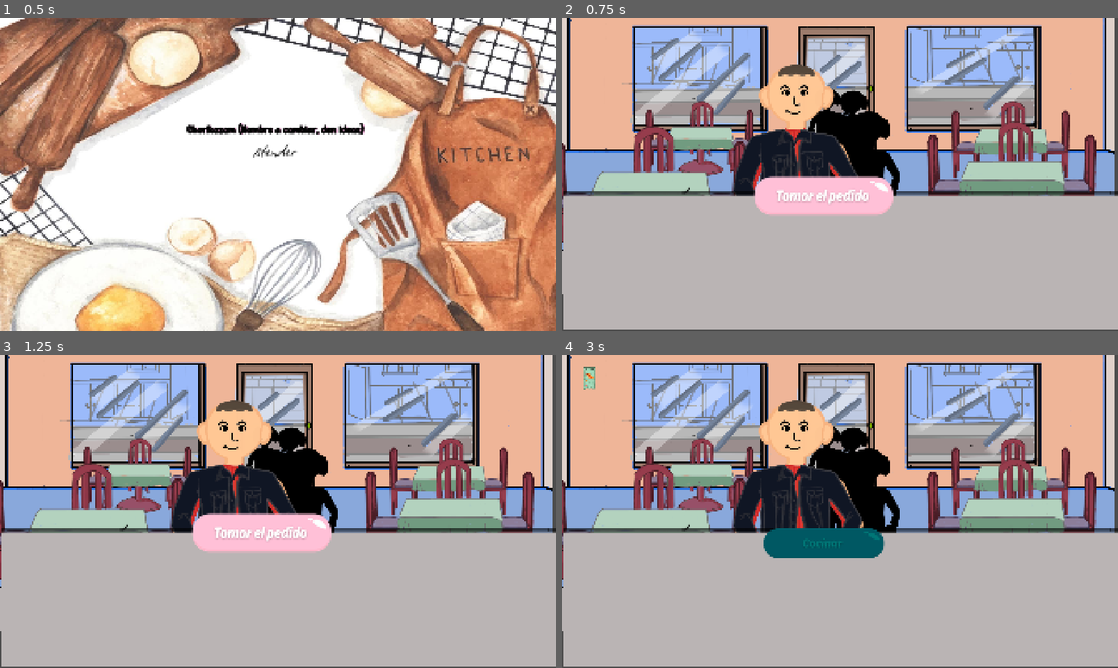
Above: before the commit, frames 1-4 (two rows, left to right).
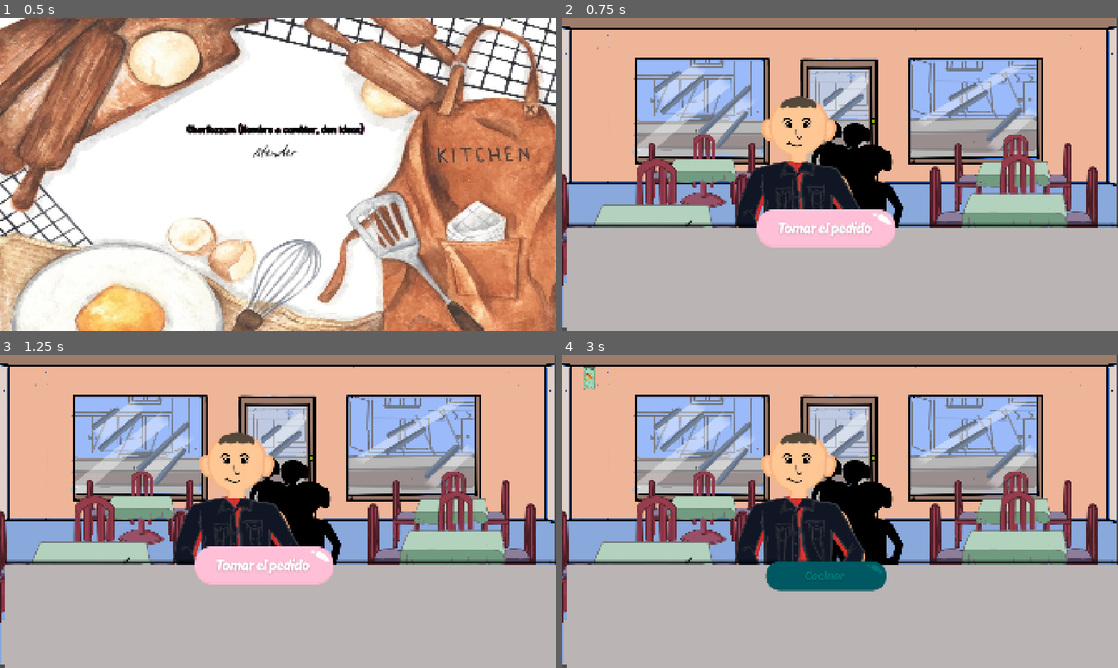
Above: after the commit, the same moments.

Repository: KimHana1/chorikazam
Game: Godot game, scene res://Escenas/control.tscn
The game is run twice, just before and just after one commit, with the same random seed, the same clock (stepped at 60 frames per second) and the same inputs.
Inputs (mouse positions are in pixels of both pictures, inside the frame that each line leads up to; where the layout moved, square brackets give the same spot in the first picture):
- Up to frame 1 (0.5 s): no input
- Up to frame 2 (0.75 s): click "Atender" at 0.5 s
- Up to frame 3 (1.25 s): no input
- Up to frame 4 (3 s): click (828, 583) [823, 552] at 1.25 s; click (934, 426) [928, 395] at 2 s; click (684, 389) at 2.75 s

Frame 1 is identical in both runs. In frame 2, 52% of the frame differs, in the area x 0-100%, y 0-100%; in frame 3, 52%; in frame 4, 52%.

Commit message:
Cambios cocina y libro

Diff:
--- /dev/null
+++ b/Escenas/area_cambio.gd
@@ -0,0 +1,15 @@
+extends Area2D
+
+@onready var libro = get_parent()
+
+func _on_input_event(
+	_viewport,
+	event: InputEvent,
+	_shape_idx
+) -> void:
+
+	if event is InputEventMouseButton:
+
+		if event.pressed:
+
+			libro.pasar_pagina()
--- a/Escenas/chorizo.tscn
+++ b/Escenas/chorizo.tscn
@@ -8,6 +8,7 @@
 height = 465.53018
 
 [node name="chorizo" type="Area2D" unique_id=1661543503]
+scale = Vector2(1.36, 1.5)
 script = ExtResource("1_be385")
 
 [node name="Sprite2D" type="Sprite2D" parent="." unique_id=1285245909]
--- a/Escenas/cliente.tscn
+++ b/Escenas/cliente.tscn
@@ -39,7 +39,7 @@
 Button/icons/icon = SubResource("ViewportTexture_l2mks")
 
 [node name="Cliente" type="CharacterBody2D" unique_id=1181098271]
-position = Vector2(306.00003, 369)
+position = Vector2(314.00003, 481.00003)
 scale = Vector2(0.9999992, 1.0000004)
 script = ExtResource("1_ov8ef")
 metadata/_edit_vertical_guides_ = [201.0]
@@ -51,6 +51,7 @@
 offset_right = 1603.3334
 offset_bottom = 586.6666
 texture = ExtResource("2_mc5ak")
+metadata/_edit_use_anchors_ = true
 
 [node name="Sprite2D" type="Sprite2D" parent="." unique_id=231269263]
 position = Vector2(558.3333, 106.666664)
@@ -71,6 +72,7 @@
 offset_top = -183.33333
 offset_right = 16.666666
 offset_bottom = -143.33333
+metadata/_edit_use_anchors_ = true
 
 [node name="FondoGlobo" type="TextureRect" parent="GloboPedido" unique_id=1882024251]
 layout_mode = 0
@@ -79,6 +81,7 @@
 offset_right = 1356.6666
 offset_bottom = 375.00006
 texture = ExtResource("3_puucq")
+metadata/_edit_use_anchors_ = true
 
 [node name="LabelPedido" type="Label" parent="GloboPedido" unique_id=1222921670]
 layout_mode = 0
@@ -87,15 +90,22 @@
 offset_right = 955.0
 offset_bottom = -174.0
 label_settings = SubResource("LabelSettings_puucq")
+metadata/_edit_use_anchors_ = true
 
 [node name="IconoComida" type="TextureRect" parent="GloboPedido" unique_id=1107040968]
 custom_minimum_size = Vector2(0.5, 0.5)
-layout_mode = 0
+layout_mode = 1
+anchors_preset = -1
+anchor_left = -0.066647336
+anchor_top = 0.7666683
+anchor_right = -0.066647336
+anchor_bottom = 0.7666683
 offset_left = 934.99994
 offset_top = -193.33333
 offset_right = 939.99994
 offset_bottom = -188.33333
 scale = Vector2(0.2, 0.2)
+metadata/_edit_use_anchors_ = true
 
 [node name="ButtonTicket" type="Button" parent="GloboPedido" unique_id=1542396859]
 layout_mode = 0
@@ -105,6 +115,7 @@
 offset_bottom = 108.0
 icon = ExtResource("5_6rik3")
 flat = true
+metadata/_edit_use_anchors_ = true
 
 [node name="ButtonTomarPedido" type="Button" parent="." unique_id=130144349]
 offset_left = 263.33334
@@ -119,6 +130,7 @@
 theme_override_font_sizes/font_size = 26
 icon = ExtResource("7_7uf5d")
 flat = true
+metadata/_edit_use_anchors_ = true
 
 [node name="ButtonCocinar" type="Button" parent="." unique_id=1641141922]
 anchors_preset = 6
@@ -137,12 +149,20 @@
 theme_override_font_sizes/font_size = 35
 icon = ExtResource("8_yuvmj")
 flat = true
+metadata/_edit_use_anchors_ = true
 
 [node name="ColorPickerButton" type="ColorPickerButton" parent="." unique_id=897437607]
 offset_left = 145.0
 offset_top = -95.0
 offset_right = 153.0
 offset_bottom = -87.0
+metadata/_edit_use_anchors_ = true
+
+[node name="PlatoPreparado" type="Sprite2D" parent="." unique_id=305827969]
+position = Vector2(619.0005, 341.99988)
+
+[node name="CajaRegistradora" type="Sprite2D" parent="." unique_id=1664625237]
+position = Vector2(1246.0011, 329.99988)
 
 [connection signal="pressed" from="GloboPedido/ButtonTicket" to="." method="_on_button_ticket_pressed"]
 [connection signal="pressed" from="ButtonTomarPedido" to="." method="_on_button_tomar_pedido_pressed"]
--- a/Escenas/cocina.tscn
+++ b/Escenas/cocina.tscn
@@ -5,12 +5,18 @@
 [ext_resource type="Texture2D" uid="uid://c85nj48xk1u55" path="res://Sprites/cocinaYTicket/cocinasinreceta.png" id="2_b5anw"]
 [ext_resource type="PackedScene" uid="uid://cqp7a7ejar5no" path="res://Escenas/chorizo.tscn" id="2_ti2xv"]
 [ext_resource type="PackedScene" uid="uid://b6eyitsql3lea" path="res://Escenas/papa.tscn" id="3_jqnxx"]
-[ext_resource type="PackedScene" uid="uid://b7q5eshxv6mah" path="res://Escenas/carne.tscn" id="4_b5anw"]
 [ext_resource type="PackedScene" uid="uid://co7qus1c8rpcm" path="res://Escenas/pan.tscn" id="5_h561l"]
 [ext_resource type="PackedScene" uid="uid://0et0ieu0v3re" path="res://tomate.tscn" id="6_jqnxx"]
 [ext_resource type="Texture2D" uid="uid://bm6rh1l7fubce" path="res://Sprites/botones/BotonComprar.png" id="9_h561l"]
+[ext_resource type="Script" uid="uid://beb3jfy62fpyo" path="res://Escenas/node_2d.gd" id="10_3j4mf"]
+[ext_resource type="Texture2D" uid="uid://bxhrtpagwftyb" path="res://Sprites/Platos/Plato png.png" id="10_s4ijj"]
+[ext_resource type="Texture2D" uid="uid://bojvum4c5v573" path="res://Sprites/libro/libroDePasos2.png" id="11_2xkeu"]
+[ext_resource type="Texture2D" uid="uid://du4ns11k7t85o" path="res://Sprites/libro/libroDePasos.png" id="12_0obbl"]
+[ext_resource type="Script" uid="uid://d3eq4oo7cqf6w" path="res://Escenas/area_cambio.gd" id="13_0j7s7"]
 
 [sub_resource type="RectangleShape2D" id="RectangleShape2D_jqnxx"]
+
+[sub_resource type="RectangleShape2D" id="RectangleShape2D_3j4mf"]
 
 [node name="Cocina" type="Control" unique_id=588022032]
 layout_mode = 3
@@ -25,6 +31,13 @@
 metadata/_edit_vertical_guides_ = [1742.0, 6.0, 1092.0]
 metadata/_edit_horizontal_guides_ = [653.0, 629.0, 42.0]
 
+[node name="Plato" type="Node2D" parent="." unique_id=731763546]
+position = Vector2(520.0004, 899)
+
+[node name="Sprite2D" type="Sprite2D" parent="Plato" unique_id=1058538306]
+position = Vector2(18, 36)
+texture = ExtResource("10_s4ijj")
+
 [node name="ColorRect" type="TextureRect" parent="." unique_id=2031791963]
 custom_minimum_size = Vector2(1150, 653)
 layout_mode = 0
@@ -36,37 +49,32 @@
 [node name="chorizo" parent="." unique_id=1661543503 instance=ExtResource("2_ti2xv")]
 position = Vector2(1256.001, 248)
 scale = Vector2(0.3164233, 0.35585502)
+nombre_ingrediente = "Chorizo"
 limite_izq = 1091.0
 limite_der = 1742.0
-posicion_final = Vector2(500, 680)
 
 [node name="papa" parent="." unique_id=1255283446 instance=ExtResource("3_jqnxx")]
 position = Vector2(1479.5394, 340)
 scale = Vector2(0.3164233, 0.35585502)
+nombre_ingrediente = "Papa"
 limite_izq = 1091.0
 limite_der = 1742.0
-posicion_final = Vector2(400, 680)
-
-[node name="carne" parent="." unique_id=1009550738 instance=ExtResource("4_b5anw")]
-position = Vector2(1465.5394, 323)
-scale = Vector2(0.3164233, 0.35585502)
-limite_izq = 1091.0
-limite_der = 1742.0
-posicion_final = Vector2(450, 680)
 
 [node name="pan" parent="." unique_id=393561602 instance=ExtResource("5_h561l")]
 position = Vector2(1465.5394, 323)
 scale = Vector2(0.3164233, 0.35585502)
-limite_der = 1091.0
-limite_arriba = 1742.0
+nombre_ingrediente = "Pan"
+velocidad = 100.0
+limite_izq = 1091.0
+limite_der = 1742.0
 limite_abajo = 630.0
 
 [node name="Tomate" parent="." unique_id=2089289063 instance=ExtResource("6_jqnxx")]
 position = Vector2(1288.001, 331)
 scale = Vector2(3.2775996, 4.1541266)
+nombre_ingrediente = "Tomate"
 limite_izq = 1091.0
 limite_der = 1742.0
-posicion_final = Vector2(550, 680)
 
 [node name="DrawManager" type="Node" parent="." unique_id=486436348]
 script = ExtResource("1_r5ydy")
@@ -129,4 +137,24 @@
 icon = ExtResource("9_h561l")
 flat = true
 
+[node name="Node2D" type="Node2D" parent="." unique_id=471806195]
+position = Vector2(275.0002, 202.00003)
+scale = Vector2(0.7200007, 0.6008905)
+script = ExtResource("10_3j4mf")
+
+[node name="Pagina1" type="Sprite2D" parent="Node2D" unique_id=1014963935]
+texture = ExtResource("11_2xkeu")
+
+[node name="Pagina2" type="Sprite2D" parent="Node2D" unique_id=1707193682]
+texture = ExtResource("12_0obbl")
+
+[node name="AreaCambio" type="Area2D" parent="Node2D" unique_id=846194126]
+position = Vector2(45.833324, -29.95559)
+script = ExtResource("13_0j7s7")
+
+[node name="CollisionShape2D" type="CollisionShape2D" parent="Node2D/AreaCambio" unique_id=1970787023]
+scale = Vector2(24.944445, 10.386069)
+shape = SubResource("RectangleShape2D_3j4mf")
+
 [connection signal="pressed" from="Botoncompra" to="." method="_on_botoncompra_pressed"]
+[connection signal="input_event" from="Node2D/AreaCambio" to="Node2D/AreaCambio" method="_on_input_event"]
--- /dev/null
+++ b/Escenas/node_2d.gd
@@ -0,0 +1,76 @@
+extends Node2D
+
+@onready var pagina_1 = $Pagina1
+@onready var pagina_2 = $Pagina2
+
+var pagina_actual := 1
+var animando := false
+
+func pasar_pagina():
+
+	if animando:
+		return
+
+	animando = true
+
+	var tween = create_tween()
+
+	if pagina_actual == 1:
+
+		tween.tween_property(
+			pagina_1,
+			"scale:x",
+			0.0,
+			0.15
+		)
+
+		await tween.finished
+
+		pagina_1.visible = false
+		pagina_2.visible = true
+
+		pagina_2.scale.x = 0.0
+
+		var tween2 = create_tween()
+
+		tween2.tween_property(
+			pagina_2,
+			"scale:x",
+			1.0,
+			0.15
+		)
+
+		await tween2.finished
+
+		pagina_actual = 2
+
+	else:
+
+		tween.tween_property(
+			pagina_2,
+			"scale:x",
+			0.0,
+			0.15
+		)
+
+		await tween.finished
+
+		pagina_2.visible = false
+		pagina_1.visible = true
+
+		pagina_1.scale.x = 0.0
+
+		var tween2 = create_tween()
+
+		tween2.tween_property(
+			pagina_1,
+			"scale:x",
+			1.0,
+			0.15
+		)
+
+		await tween2.finished
+
+		pagina_actual = 1
+
+	animando = false
--- a/Escenas/ticket.tscn
+++ b/Escenas/ticket.tscn
@@ -67,17 +67,17 @@
 custom_minimum_size = Vector2(0.5, 0)
 layout_mode = 0
 offset_left = 312.0
-offset_top = 410.0
+offset_top = 570.0
 offset_right = 316.0
-offset_bottom = 437.0
-scale = Vector2(3.4800003, 3.9600003)
+offset_bottom = 597.0
+scale = Vector2(2.1200001, 1.2210271)
 
 [node name="IdentificadorColor" type="ColorRect" parent="TicketGrande" unique_id=1400119621]
 layout_mode = 0
-offset_left = 298.0
-offset_top = 344.0
-offset_right = 338.0
-offset_bottom = 384.0
+offset_left = 62.0
+offset_top = 102.0
+offset_right = 102.0
+offset_bottom = 142.0
 
 [connection signal="pressed" from="TicketMini" to="." method="_on_ticket_mini_pressed"]
 [connection signal="pressed" from="TicketGrande/ButtonCerrar" to="." method="_on_button_cerrar_pressed"]
--- a/Script/carne.gd
+++ b/Script/carne.gd
@@ -6,7 +6,6 @@
 @export var limite_der: float = 921.0
 @export var limite_arriba: float = 39.0
 @export var limite_abajo: float = 629.0
-@export var posicion_final: Vector2 = Vector2(600, 680)
 
 @onready var sprite = $Sprite2D
 
@@ -47,6 +46,7 @@
 
 func aplicar_hechizo(paso: String):
 	var cocina = get_tree().current_scene
+
 	if cocina.has_method("verificar_ingrediente"):
 		cocina.verificar_ingrediente(nombre_ingrediente, paso)
 
@@ -56,16 +56,23 @@
 
 	terminado = true
 	congelado = true
-	puede_congelarse = false
+
+	direccion = Vector2.ZERO
+	velocidad = 0
+
+	var cocina = get_tree().current_scene
+
+	if cocina.has_method("mover_ingrediente_al_plato"):
+		cocina.mover_ingrediente_al_plato(self, nombre_ingrediente)
 
 	sprite.modulate = Color.GREEN
-	position = posicion_final
 
 func incorrecto():
 	if terminado:
 		return
 
 	sprite.modulate = Color.RED
+
 	get_tree().create_timer(0.4).timeout.connect(func():
 		if not terminado:
 			sprite.modulate = Color.WHITE
@@ -82,10 +89,6 @@
 	puede_congelarse = false
 	sprite.scale = Vector2(1.15, 1.15)
 
-	var posicion_inferior = Vector2(position.x, limite_abajo)
-	var tween = create_tween()
-	tween.tween_property(self, "position", posicion_inferior, 0.3).set_trans(Tween.TRANS_QUAD).set_ease(Tween.EASE_OUT)
-
 	get_tree().create_timer(1.0).timeout.connect(_on_descongelar)
 
 func _on_descongelar():
--- a/Script/chorizo.gd
+++ b/Script/chorizo.gd
@@ -6,7 +6,6 @@
 @export var limite_der: float = 921.0
 @export var limite_arriba: float = 39.0
 @export var limite_abajo: float = 629.0
-@export var posicion_final: Vector2 = Vector2(600, 680)
 
 @onready var sprite = $Sprite2D
 
@@ -47,6 +46,7 @@
 
 func aplicar_hechizo(paso: String):
 	var cocina = get_tree().current_scene
+
 	if cocina.has_method("verificar_ingrediente"):
 		cocina.verificar_ingrediente(nombre_ingrediente, paso)
 
@@ -56,16 +56,23 @@
 
 	terminado = true
 	congelado = true
-	puede_congelarse = false
+
+	direccion = Vector2.ZERO
+	velocidad = 0
+
+	var cocina = get_tree().current_scene
+
+	if cocina.has_method("mover_ingrediente_al_plato"):
+		cocina.mover_ingrediente_al_plato(self, nombre_ingrediente)
 
 	sprite.modulate = Color.GREEN
-	position = posicion_final
 
 func incorrecto():
 	if terminado:
 		return
 
 	sprite.modulate = Color.RED
+
 	get_tree().create_timer(0.4).timeout.connect(func():
 		if not terminado:
 			sprite.modulate = Color.WHITE
@@ -82,10 +89,6 @@
 	puede_congelarse = false
 	sprite.scale = Vector2(1.15, 1.15)
 
-	var posicion_inferior = Vector2(position.x, limite_abajo)
-	var tween = create_tween()
-	tween.tween_property(self, "position", posicion_inferior, 0.3).set_trans(Tween.TRANS_QUAD).set_ease(Tween.EASE_OUT)
-
 	get_tree().create_timer(1.0).timeout.connect(_on_descongelar)
 
 func _on_descongelar():
--- a/Script/cliente.gd
+++ b/Script/cliente.gd
@@ -1,5 +1,7 @@
 extends CharacterBody2D
 
+@onready var plato_preparado = $PlatoPreparado
+@onready var caja_registradora = $CajaRegistradora
 @onready var sprite = $Sprite2D
 @onready var boton_tomar_pedido = $ButtonTomarPedido
 @onready var boton_cocinar = $ButtonCocinar
@@ -45,15 +47,16 @@
 		"nombre": "Choripán",
 		"ingredientes": {
 			"pan": ["cortar"],
-			"chorizo": ["cortar", "calentar"]
+			"chorizo": ["calentar"]
 		},
 		"paciencia": 80
 	},
 	{
 		"nombre": "Ensalada",
 		"ingredientes": {
-			"papa": ["pelar", "calentar"],
-			"carne": ["calentar"]
+			"papa": ["cortar"],
+			"tomate": ["cortar"],
+
 		},
 		"paciencia": 60
 	},
@@ -68,6 +71,8 @@
 
 func _ready():
 	randomize()
+	plato_preparado.visible = false
+	caja_registradora.visible = false
 	globo_pedido.visible = false
 	boton_cocinar.visible = false
 
@@ -159,6 +164,15 @@
 	sprite.modulate = Color.WHITE
 	sprite.texture = clientes[cliente_actual][resultado]
 
+	if PedidoManager.pedido_actual.has("nombre"):
+		var nombre_plato = PedidoManager.pedido_actual["nombre"]
+
+		if comidas_cocinadas.has(nombre_plato):
+			plato_preparado.texture = comidas_cocinadas[nombre_plato]
+			plato_preparado.visible = true
+
+	caja_registradora.visible = true
+
 	boton_tomar_pedido.visible = false
 	boton_cocinar.visible = false
 
--- a/Script/cocina.gd
+++ b/Script/cocina.gd
@@ -1,6 +1,10 @@
 extends Control
 
+@onready var plato = $Plato
+
+var ingredientes_en_plato := []
 var escena_comercio = "res://Comercio/comer/EscenasComercio/Comercio.tscn"
+
 var pasos_completados = {}
 var listo_para_entregar: bool = false
 
@@ -12,6 +16,7 @@
 
 func _ready():
 	pasos_completados.clear()
+	ingredientes_en_plato.clear()
 	listo_para_entregar = false
 
 	var pedido = PedidoManager.pedido_actual
@@ -59,6 +64,13 @@
 		ticket_actual.mostrar_mini()
 
 func verificar_ingrediente(nombre_ingrediente: String, paso: String):
+	nombre_ingrediente = nombre_ingrediente.to_lower()
+	paso = paso.to_lower()
+
+	if listo_para_entregar:
+		print("La receta ya esta lista. Hace un circulo para emplatar.")
+		return
+
 	var pedido = PedidoManager.pedido_actual
 
 	print("Llegó a cocina")
@@ -81,11 +93,14 @@
 	var pasos_necesarios = pedido["ingredientes"][nombre_ingrediente]
 
 	if paso in pasos_necesarios:
+
 		if not pasos_completados.has(nombre_ingrediente):
 			pasos_completados[nombre_ingrediente] = []
 
 		if paso not in pasos_completados[nombre_ingrediente]:
+
 			pasos_completados[nombre_ingrediente].append(paso)
+
 			print(nombre_ingrediente, " paso correcto: ", paso)
 
 			if ingrediente_terminado(nombre_ingrediente):
@@ -93,13 +108,16 @@
 				marcar_ok_ticket(nombre_ingrediente)
 
 		verificar_progreso()
+
 	else:
 		print("Paso incorrecto para ", nombre_ingrediente)
 		print("Usaste: ", paso)
 		print("Necesitaba: ", pasos_necesarios)
+
 		marcar_ingrediente_incorrecto(nombre_ingrediente)
-
 func ingrediente_terminado(nombre_ingrediente: String) -> bool:
+	nombre_ingrediente = nombre_ingrediente.to_lower()
+
 	var pedido = PedidoManager.pedido_actual
 
 	if pedido.is_empty():
@@ -127,13 +145,31 @@
 		ticket_actual.marcar_ok(nombre_ingrediente)
 
 func intentar_finalizar_pedido():
-	if listo_para_entregar:
+	if listo_para_entregar and todos_en_plato():
 		finalizar_pedido()
 	else:
 		print("Pedido entregado mal")
+		print("Listo para entregar: ", listo_para_entregar)
+		print("Ingredientes en plato: ", ingredientes_en_plato)
+
 		PedidoManager.resultado_cliente = "enojado"
 		PedidoManager.pedido_completado = true
 		get_tree().change_scene_to_file("res://Escenas/cliente.tscn")
+
+func todos_en_plato() -> bool:
+	var pedido = PedidoManager.pedido_actual
+
+	if pedido.is_empty():
+		return false
+
+	if not pedido.has("ingredientes"):
+		return false
+
+	for ingrediente in pedido["ingredientes"].keys():
+		if ingrediente.to_lower() not in ingredientes_en_plato:
+			return false
+
+	return true
 
 func verificar_progreso():
 	var pedido = PedidoManager.pedido_actual
@@ -179,8 +215,18 @@
 	get_tree().change_scene_to_file("res://Escenas/cliente.tscn")
 
 func obtener_nodo_ingrediente(nombre_ingrediente: String):
-	var nombre_nodo = nombre_ingrediente.capitalize()
-	return get_node_or_null(nombre_nodo)
+	nombre_ingrediente = nombre_ingrediente.to_lower()
+
+	var nodo = get_node_or_null(nombre_ingrediente)
+	if nodo != null:
+		return nodo
+
+	nodo = get_node_or_null(nombre_ingrediente.capitalize())
+	if nodo != null:
+		return nodo
+
+	print("No encontre nodo ingrediente: ", nombre_ingrediente)
+	return null
 
 func marcar_ingrediente_correcto(nombre_ingrediente: String):
 	var nodo = obtener_nodo_ingrediente(nombre_ingrediente)
@@ -194,10 +240,35 @@
 	if nodo != null and nodo.has_method("incorrecto"):
 		nodo.incorrecto()
 
-
-func _on_mouse_entered() -> void:
-	pass # Replace with function body.
-
+func mover_ingrediente_al_plato(ingrediente, nombre_ingrediente):
+	nombre_ingrediente = nombre_ingrediente.to_lower()
+
+	print("MOVIENDO AL PLATO: ", nombre_ingrediente)
+
+	if plato == null:
+		print("ERROR: no encontre el nodo Plato")
+		return
+
+	ingrediente.terminado = true
+	ingrediente.congelado = true
+
+	var offset = Vector2(
+		randf_range(-30, 30),
+		randf_range(-15, 15)
+	)
+
+	var tween = create_tween()
+	tween.tween_property(
+		ingrediente,
+		"global_position",
+		plato.global_position + offset,
+		0.4
+	)
+
+	if nombre_ingrediente not in ingredientes_en_plato:
+		ingredientes_en_plato.append(nombre_ingrediente)
+
+	print("LISTO, fue al plato")
 
 func _on_botoncompra_pressed() -> void:
 	get_tree().change_scene_to_file(escena_comercio)
--- a/Script/draw_manager.gd
+++ b/Script/draw_manager.gd
@@ -105,16 +105,14 @@
 		if proporcion < 0.33:
 			return "linea_vertical"
 
-	var cambios_circulo = contar_cambios_direccion(puntos_s, 0.8)
-
-	if cerrado and cambios_circulo > 5:
-		if proporcion >= 0.7 and proporcion <= 1.3:
-			return "circulo"
-
 	var cambios_triangulo = contar_cambios_direccion(puntos_s, 0.3)
 
 	if cerrado and cambios_triangulo == 2:
 		return "triangulo"
+
+	# Si es una figura cerrada y no clasificó como triángulo, ahora es un "círculo" directamente
+	if cerrado:
+		return "circulo"
 
 	var cambios_rayo = contar_cambios_direccion(puntos_s, 0.3)
 
--- a/Script/pan.gd
+++ b/Script/pan.gd
@@ -6,7 +6,6 @@
 @export var limite_der: float = 921.0
 @export var limite_arriba: float = 39.0
 @export var limite_abajo: float = 629.0
-@export var posicion_final: Vector2 = Vector2(600, 680)
 
 @onready var sprite = $Sprite2D
 
@@ -47,6 +46,7 @@
 
 func aplicar_hechizo(paso: String):
 	var cocina = get_tree().current_scene
+
 	if cocina.has_method("verificar_ingrediente"):
 		cocina.verificar_ingrediente(nombre_ingrediente, paso)
 
@@ -56,16 +56,23 @@
 
 	terminado = true
 	congelado = true
-	puede_congelarse = false
+
+	direccion = Vector2.ZERO
+	velocidad = 0
+
+	var cocina = get_tree().current_scene
+
+	if cocina.has_method("mover_ingrediente_al_plato"):
+		cocina.mover_ingrediente_al_plato(self, nombre_ingrediente)
 
 	sprite.modulate = Color.GREEN
-	position = posicion_final
 
 func incorrecto():
 	if terminado:
 		return
 
 	sprite.modulate = Color.RED
+
 	get_tree().create_timer(0.4).timeout.connect(func():
 		if not terminado:
 			sprite.modulate = Color.WHITE
@@ -82,10 +89,6 @@
 	puede_congelarse = false
 	sprite.scale = Vector2(1.15, 1.15)
 
-	var posicion_inferior = Vector2(position.x, limite_abajo)
-	var tween = create_tween()
-	tween.tween_property(self, "position", posicion_inferior, 0.3).set_trans(Tween.TRANS_QUAD).set_ease(Tween.EASE_OUT)
-
 	get_tree().create_timer(1.0).timeout.connect(_on_descongelar)
 
 func _on_descongelar():
--- a/Script/papa.gd
+++ b/Script/papa.gd
@@ -6,7 +6,6 @@
 @export var limite_der: float = 921.0
 @export var limite_arriba: float = 39.0
 @export var limite_abajo: float = 629.0
-@export var posicion_final: Vector2 = Vector2(600, 680)
 
 @onready var sprite = $Sprite2D
 
@@ -47,6 +46,7 @@
 
 func aplicar_hechizo(paso: String):
 	var cocina = get_tree().current_scene
+
 	if cocina.has_method("verificar_ingrediente"):
 		cocina.verificar_ingrediente(nombre_ingrediente, paso)
 
@@ -56,16 +56,23 @@
 
 	terminado = true
 	congelado = true
-	puede_congelarse = false
+
+	direccion = Vector2.ZERO
+	velocidad = 0
+
+	var cocina = get_tree().current_scene
+
+	if cocina.has_method("mover_ingrediente_al_plato"):
+		cocina.mover_ingrediente_al_plato(self, nombre_ingrediente)
 
 	sprite.modulate = Color.GREEN
-	position = posicion_final
 
 func incorrecto():
 	if terminado:
 		return
 
 	sprite.modulate = Color.RED
+
 	get_tree().create_timer(0.4).timeout.connect(func():
 		if not terminado:
 			sprite.modulate = Color.WHITE
@@ -82,10 +89,6 @@
 	puede_congelarse = false
 	sprite.scale = Vector2(1.15, 1.15)
 
-	var posicion_inferior = Vector2(position.x, limite_abajo)
-	var tween = create_tween()
-	tween.tween_property(self, "position", posicion_inferior, 0.3).set_trans(Tween.TRANS_QUAD).set_ease(Tween.EASE_OUT)
-
 	get_tree().create_timer(1.0).timeout.connect(_on_descongelar)
 
 func _on_descongelar():
--- a/area_2d.gd
+++ b/area_2d.gd
@@ -6,7 +6,6 @@
 @export var limite_der: float = 921.0
 @export var limite_arriba: float = 39.0
 @export var limite_abajo: float = 629.0
-@export var posicion_final: Vector2 = Vector2(600, 680)
 
 @onready var sprite = $Sprite2D
 
@@ -21,7 +20,7 @@
 	reiniciar_direccion_aleatoria()
 
 func _process(delta):
-	if terminado or congelado:
+	if terminado:
 		return
 
 	position += direccion * velocidad * delta
@@ -47,6 +46,7 @@
 
 func aplicar_hechizo(paso: String):
 	var cocina = get_tree().current_scene
+
 	if cocina.has_method("verificar_ingrediente"):
 		cocina.verificar_ingrediente(nombre_ingrediente, paso)
 
@@ -56,16 +56,22 @@
 
 	terminado = true
 	congelado = true
-	puede_congelarse = false
+
+	direccion = Vector2.ZERO
+	velocidad = 0
+
+	var cocina = get_tree().current_scene
+
+	if cocina.has_method("mover_ingrediente_al_plato"):
+		cocina.mover_ingrediente_al_plato(self, nombre_ingrediente)
 
 	sprite.modulate = Color.GREEN
-	position = posicion_final
-
 func incorrecto():
 	if terminado:
 		return
 
 	sprite.modulate = Color.RED
+
 	get_tree().create_timer(0.4).timeout.connect(func():
 		if not terminado:
 			sprite.modulate = Color.WHITE
@@ -82,10 +88,6 @@
 	puede_congelarse = false
 	sprite.scale = Vector2(1.15, 1.15)
 
-	var posicion_inferior = Vector2(position.x, limite_abajo)
-	var tween = create_tween()
-	tween.tween_property(self, "position", posicion_inferior, 0.3).set_trans(Tween.TRANS_QUAD).set_ease(Tween.EASE_OUT)
-
 	get_tree().create_timer(1.0).timeout.connect(_on_descongelar)
 
 func _on_descongelar():
Not shown, added: Escenas/area_cambio.gd.uid
Not shown, added: Escenas/node_2d.gd.uid
Binary file added: Sprites/Platos/Plato pan chorizo.png
Not shown, added: Sprites/Platos/Plato pan chorizo.png.import
Binary file added: Sprites/Platos/Plato papa tomate.png
Not shown, added: Sprites/Platos/Plato papa tomate.png.import
Binary file added: Sprites/Platos/Plato papa.png
Not shown, added: Sprites/Platos/Plato papa.png.import
Binary file added: Sprites/Platos/Plato png.png
Not shown, added: Sprites/Platos/Plato png.png.import
Binary file added: Sprites/Recetas/libro pasos hechizos.png
Not shown, added: Sprites/Recetas/libro pasos hechizos.png.import
(and 6 more such lines)
